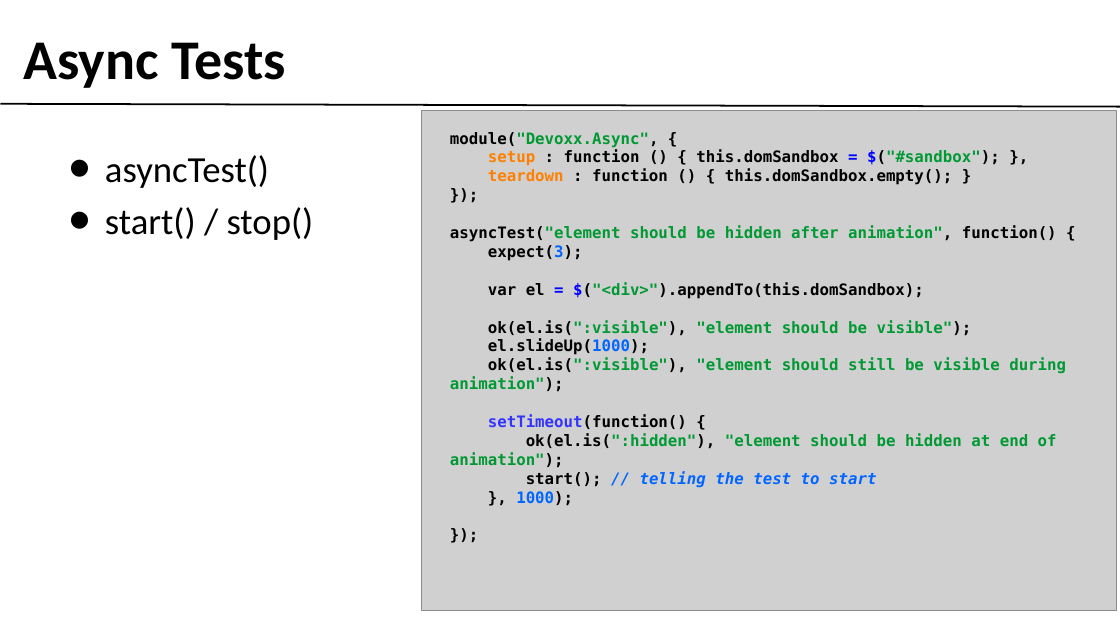
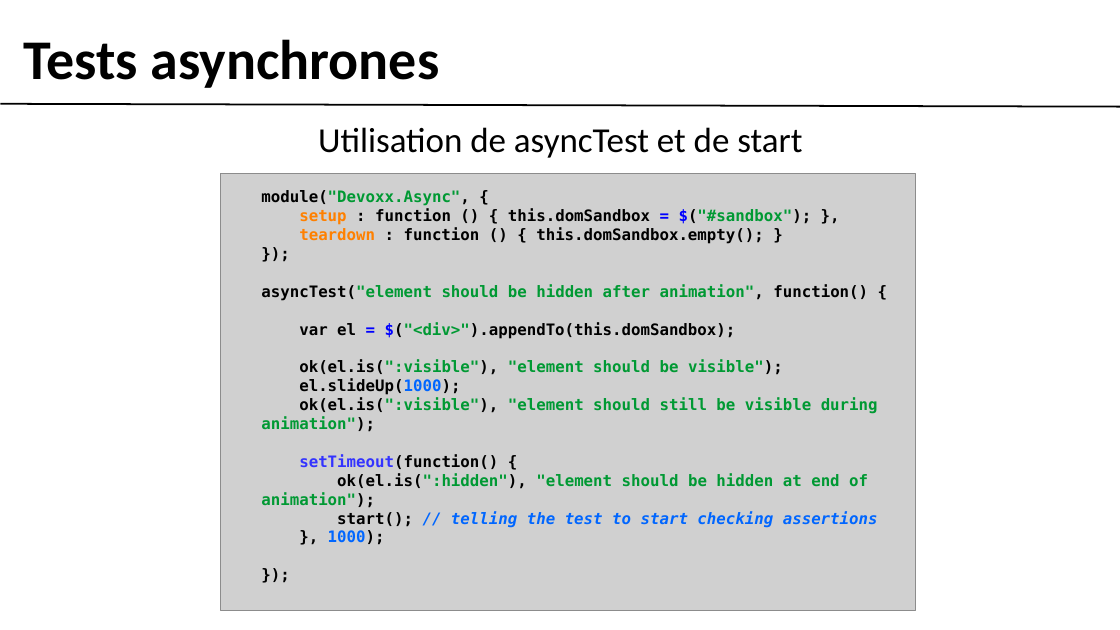
Before and after one commit to gobengo/devoxx-panorama-js-testing, a slide deck: slide 5 of doc/qunit_part.ppt. Drawn at 1120x630 pixels with LibreOffice and Linux fonts; fonts in the diff are those of the drawing; grey boxes stand for pictures; background and template pictures are left out. Boxes give left, top, right and bottom in pixels: in the first picture for what was removed or moved away, otherwise in the second. Text is boxed around its words. In the diff, an @@ line names an element or a change of style, - is before the commit and + after.

```diff
--- a/doc/qunit_part.ppt
+++ b/doc/qunit_part.ppt
@@ text at (24,39,440,88): text changed @@
-Async Tests
+Tests asynchrones
@@ text added at (318,127,802,158), 40 pt, text #000000 @@
+Utilisation de asyncTest et de start
@@ text removed at (105,155,314,240) @@
-• asyncTest()
-• start() / stop()
@@ picture: place and size @@
-picture at (421,111,1116,610)
+picture at (220,174,915,610)
@@ text "module("Devoxx.Async", {": place and size @@
-text "module("Devoxx.Async", {" at (450,132,1066,506)
+text "module("Devoxx.Async", {" at (261,190,878,545)
@@ text at (488,245,583,261): paragraph removed @@
-expect(3);
@@ text at (337,511,878,527): text changed @@
-start(); // telling the test to start
+start(); // telling the test to start checking assertions
```
Also in this commit, not shown: 2 other slides changed, 2 slides added, 3 slides removed, 3 other files.
